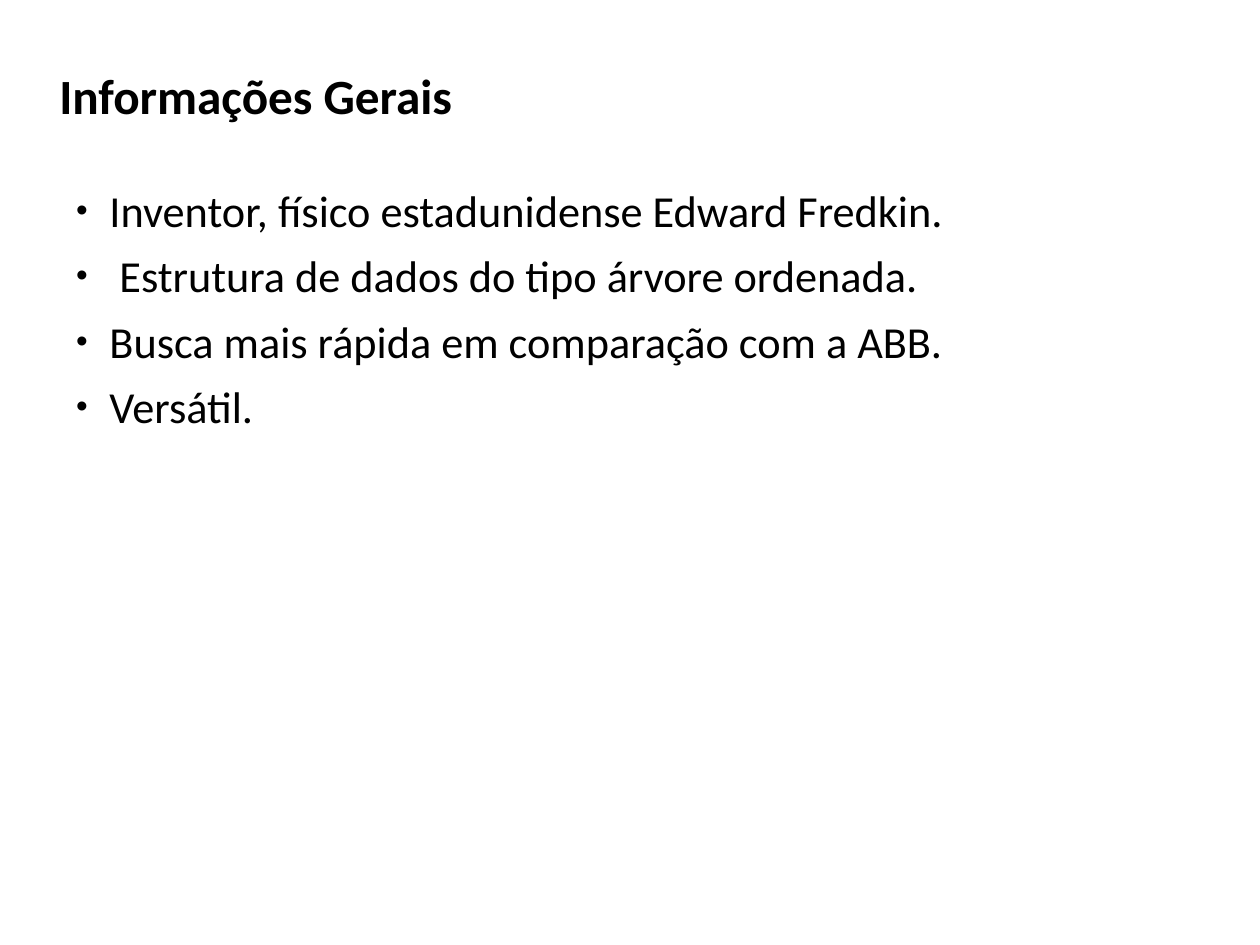
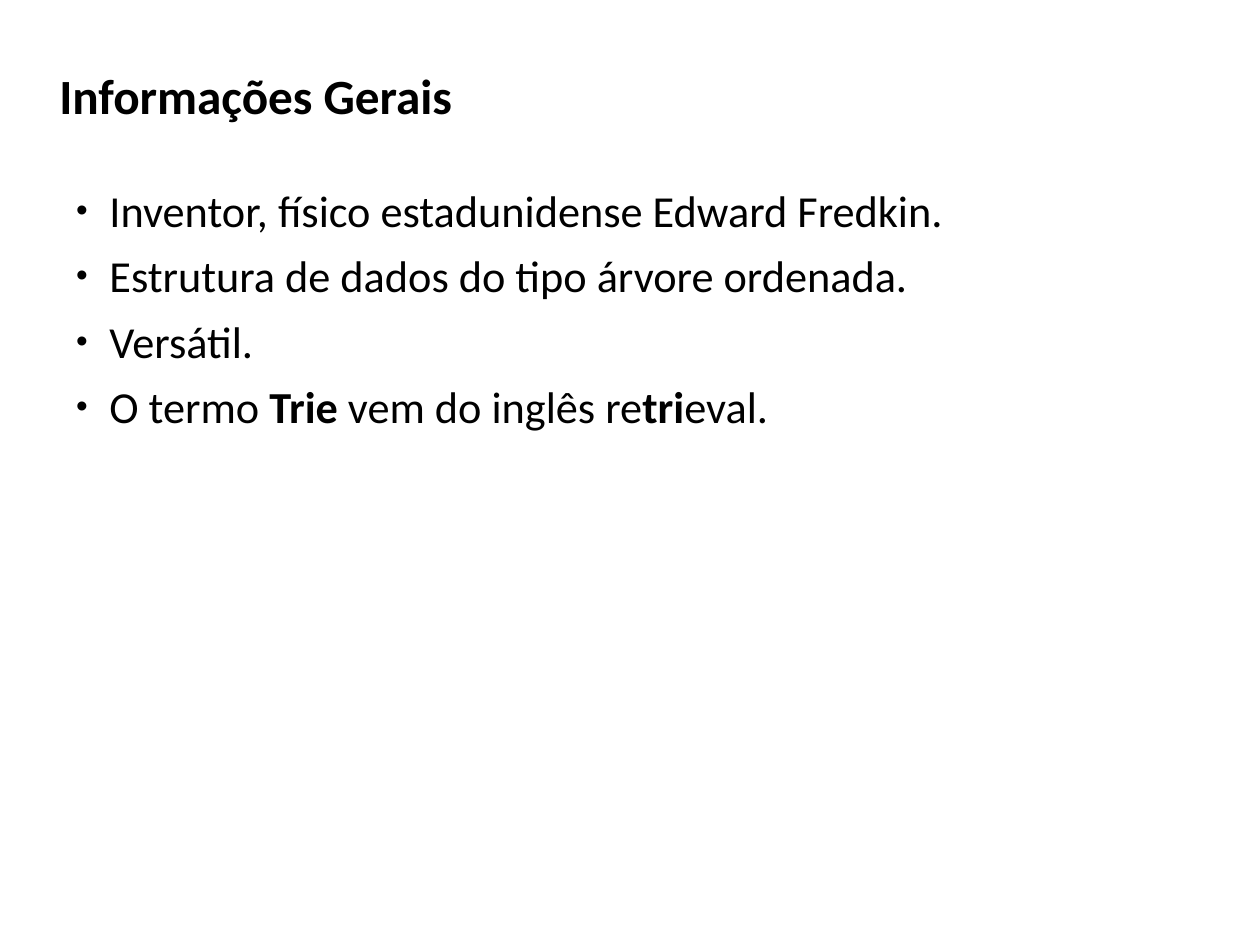
Before and after one commit to lucasagra/DataStructure_Project, a slide deck: slide 2 of trie_data_structure/_apresentacao/Seminário.pptx. Drawn at 1260x945 pixels with LibreOffice and Linux fonts; fonts in the diff are those of the drawing; background and template pictures are left out. Boxes give left, top, right and bottom in pixels: in the first picture for what was removed or moved away, otherwise in the second. Text is boxed around its words. In the diff, an @@ line names an element or a change of style, - is before the commit and + after.

```diff
--- a/trie_data_structure/_apresentacao/Seminário.pptx
+++ b/trie_data_structure/_apresentacao/Seminário.pptx
@@ text at (109, 327, 942, 366): paragraph removed @@
-• Busca mais rápida em comparação com a ABB.
@@ text at (109, 392, 768, 431): paragraph added @@
+• O termo Trie vem do inglês retrieval.
```
Also in this commit, not shown: 1 other slide changed, 2 slides added, 2 slides removed, 6 other files.
